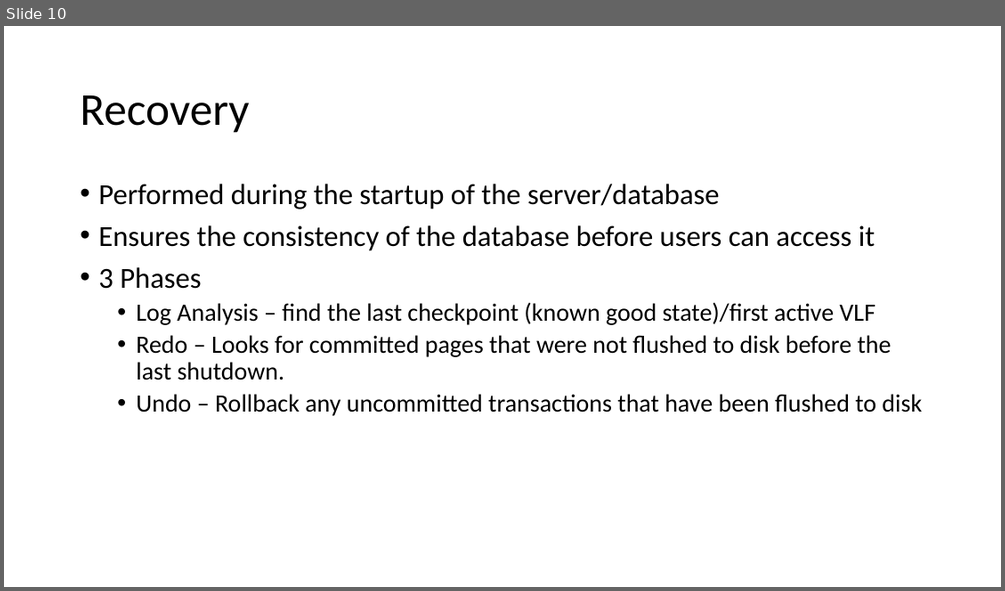
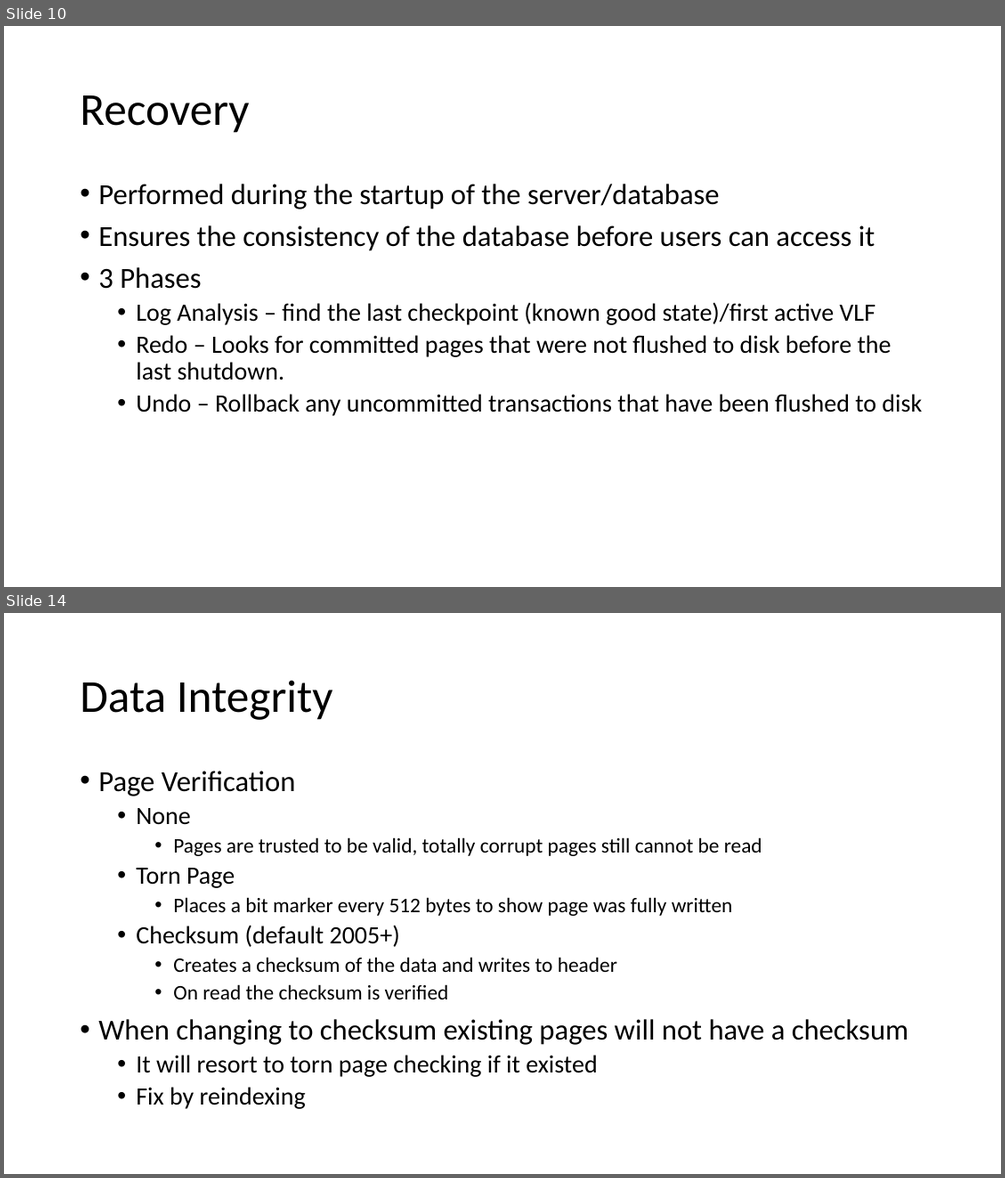
Before and after one commit to sabinio/SQLTraining, a slide deck: Slides/1. Logging.pptx. Shown one above the other, each under a label of ours: slide 10 before the commit, slides 10 and 14 after it; the slides between them are not shown. The pictures are 1005x591 and 1005x1178 pixels, drawn with LibreOffice and Linux fonts; fonts in the diff are those of the drawing. Boxes give left, top, right and bottom in pixels: in the first picture for what was removed or moved away, otherwise in the second. Text is boxed around its words. In the diff, an @@ line names an element or a change of style, - is before the commit and + after.

```diff
--- a/Slides/1. Logging.pptx
+++ b/Slides/1. Logging.pptx
@@ slide 14 added at <box>4,613,1001,1174</box>, background #FFFFFF @@
@@ title added at <box>80,680,333,720</box>, 44 pt, text #000000 @@
+Data Integrity
@@ text added at <box>98,771,908,1109</box>, 20 pt, text #000000 @@
+• Page Verification
+  • None
+    • Pages are trusted to be valid, totally corrupt pages still cannot be read
+  • Torn Page
+    • Places a bit marker every 512 bytes to show page was fully written
+  • Checksum (default 2005+)
+    • Creates a checksum of the data and writes to header
+    • On read the checksum is verified
+• When changing to checksum existing pages will not have a checksum
+  • It will resort to torn page checking if it existed
+  • Fix by reindexing
```
Also in this commit, not shown: 6 slides changed, 3 other slides added, 1 slide removed.
